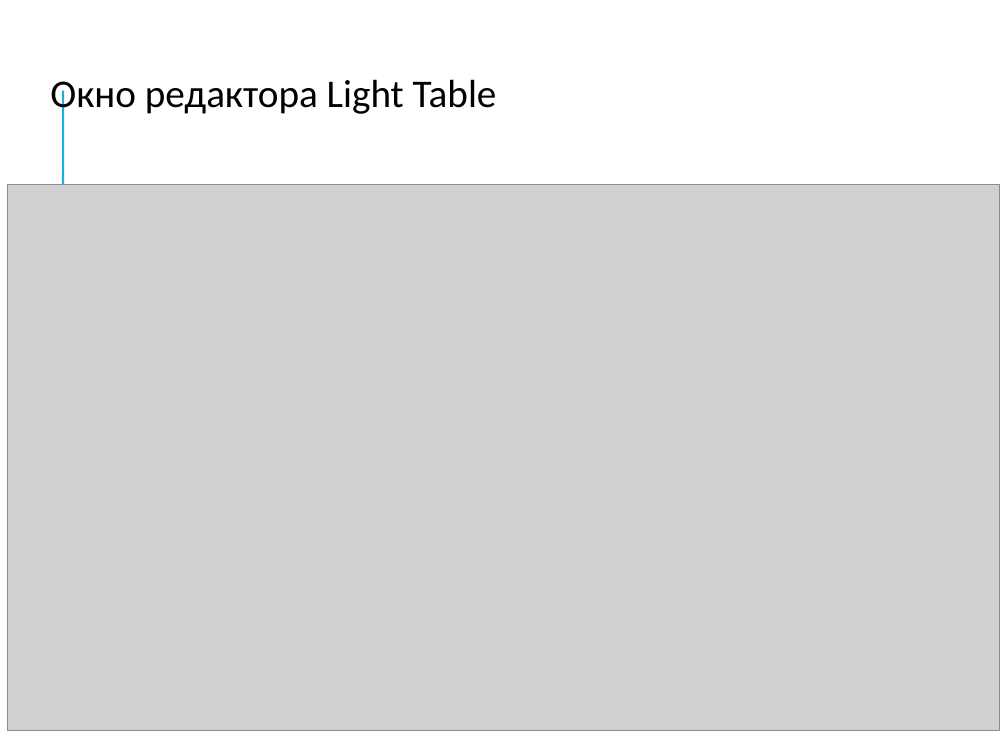
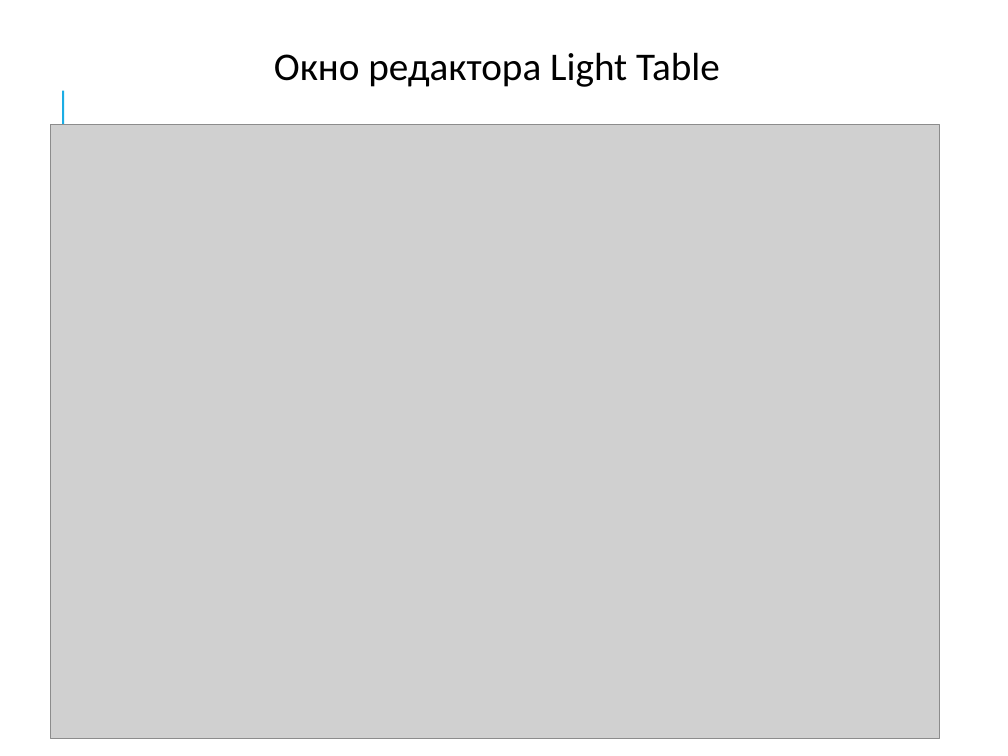
Before and after one commit to denis6705/diplom, a slide deck: slide 17 of Презентация 03.12.2018.ppt. Drawn at 1008x756 pixels with LibreOffice and Linux fonts; fonts in the diff are those of the drawing; grey boxes stand for pictures. Boxes give left, top, right and bottom in pixels: in the first picture for what was removed or moved away, otherwise in the second. Text is boxed around its words. In the diff, an @@ line names an element or a change of style, - is before the commit and + after.

```diff
--- a/Презентация 03.12.2018.ppt
+++ b/Презентация 03.12.2018.ppt
@@ title "Окно редактора Light Table": place and size @@
-title "Окно редактора Light Table" at box(50, 79, 497, 117)
+title "Окно редактора Light Table" at box(274, 52, 720, 87)
@@ picture: place and size @@
-picture at box(8, 184, 1000, 731)
+picture at box(50, 124, 939, 739)
```
Also in this commit, not shown: 6 other slides changed.
